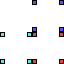
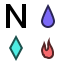
Revision of a layered (64, 64) image; what changed, layer by layer:
hid "Layer 7 copy 2" over left=32, top=32, right=64, bottom=64
hid "Layer 7 copy 4" over left=0, top=32, right=32, bottom=64
hid "Layer 7 copy" over left=32, top=0, right=64, bottom=32
added layer "Group 2 copy" above "Group 2" over left=41, top=37, right=54, bottom=59
added layer "Rectangle 2" above "Ellipse 1" over left=9, top=35, right=23, bottom=61
added layer "Ellipse 1" above "Layer 7" over left=41, top=4, right=55, bottom=28
added layer "Layer 7" above "Group 1" over left=0, top=0, right=64, bottom=64
added group "Group 1" with 3 layers above "Layer 6" over left=6, top=4, right=26, bottom=28
added layer "Rectangle 1 copy" in group "Group 1" over left=22, top=4, right=26, bottom=28
added layer "Rectangle 1 copy 2" in group "Group 1" over left=6, top=4, right=26, bottom=28
added layer "Rectangle 1" in group "Group 1" over left=6, top=4, right=10, bottom=28
